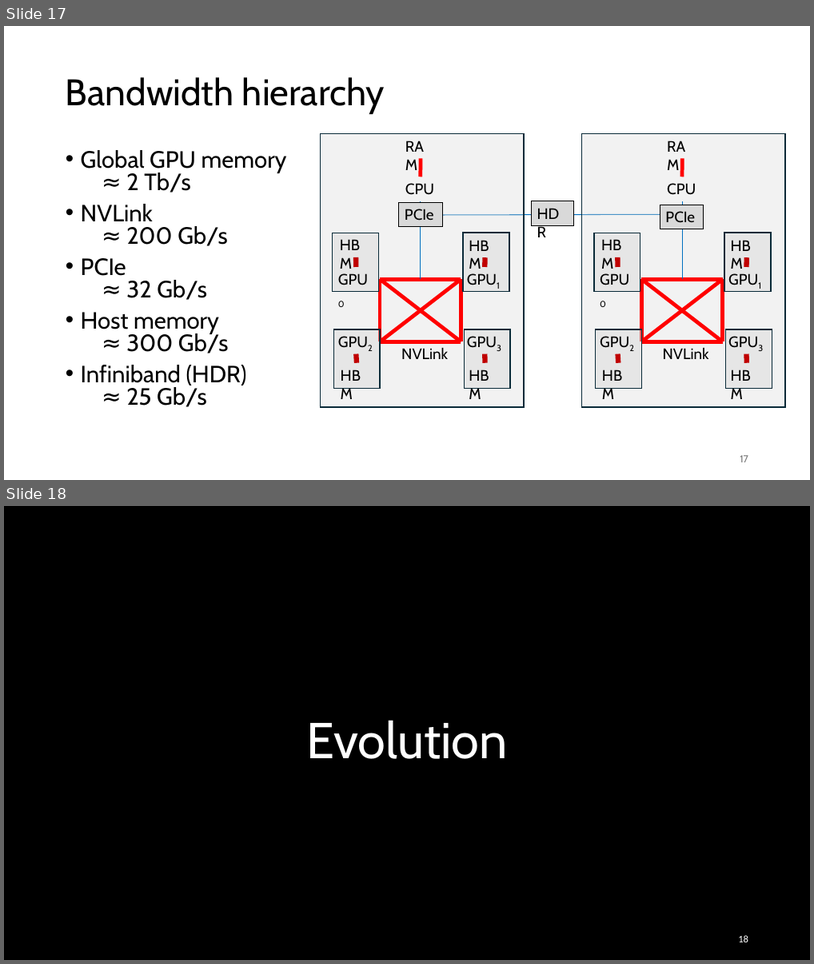
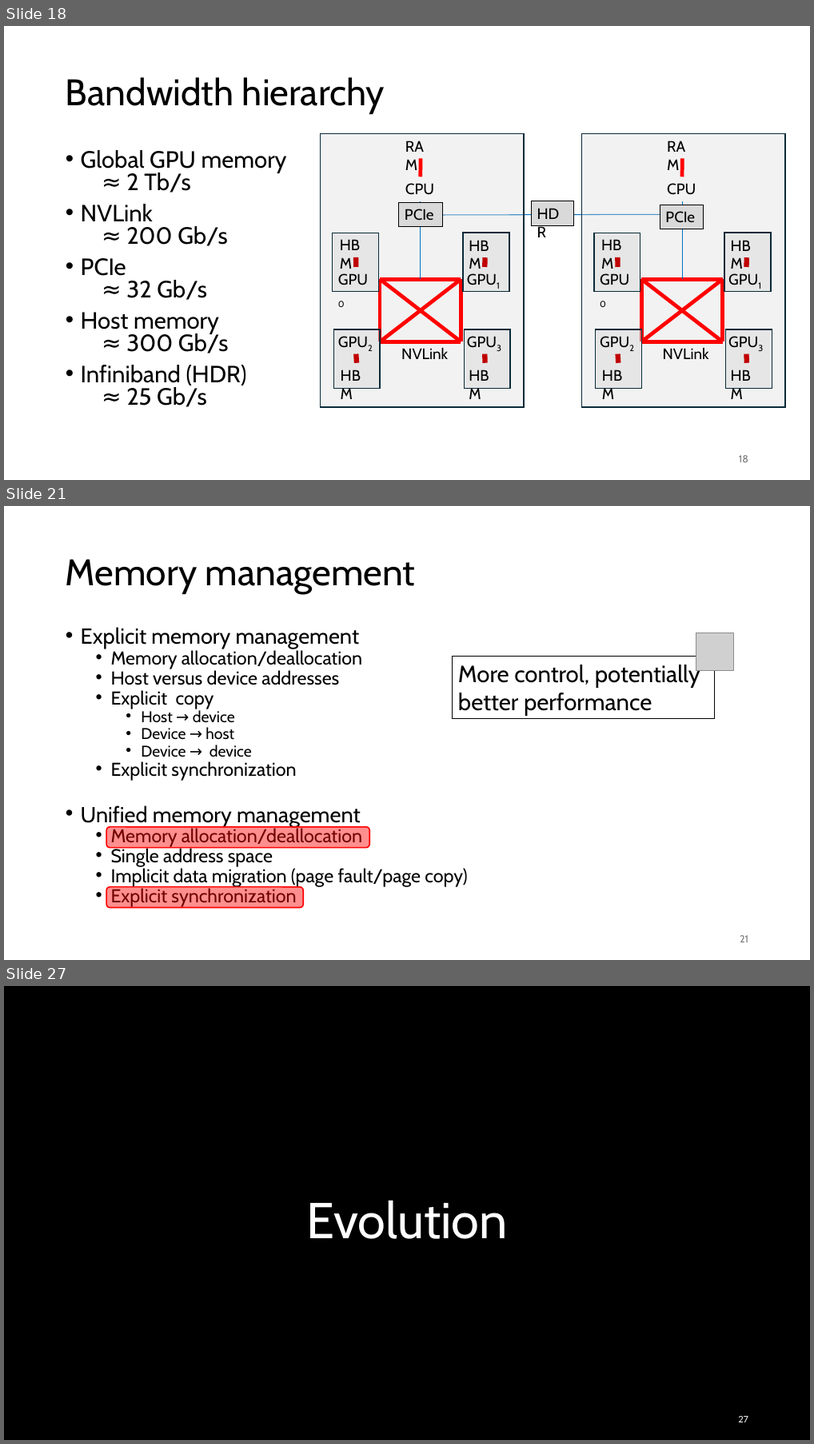
Before and after one commit to gjbex/Python-on-GPUs, a slide deck: python_on_gpus.pptx. Shown one above the other, each under a label of ours: slides 17 and 18 before the commit, slides 18, 21 and 27 after it; the slides between them are not shown. The pictures are 814x964 and 814x1444 pixels, drawn with LibreOffice and Linux fonts; fonts in the diff are those of the drawing; grey boxes stand for pictures; background and template pictures are left out. Boxes give left, top, right and bottom in pixels: in the first picture for what was removed or moved away, otherwise in the second. Text is boxed around its words. In the diff, an @@ line names an element or a change of style, - is before the commit and + after.

```diff
--- a/python_on_gpus.pptx
+++ b/python_on_gpus.pptx
@@ slide 21 added at (4, 506, 810, 960), background #FFFFFF @@
@@ title added at (66, 559, 416, 594), 44 pt, text #000000 @@
+Memory management
@@ text added at (81, 627, 467, 907), 22.2 pt, text #000000 @@
+• Explicit memory management
+  • Memory allocation/deallocation
+  • Host versus device addresses
+  • Explicit copy
+    • Host → device
+    • Device → host
+    • Device → device
+  • Explicit synchronization
+• Unified memory management
+  • Memory allocation/deallocation
+  • Single address space
+  • Implicit data migration (page fault/page copy)
+  • Explicit synchronization
@@ picture added at (697, 632, 734, 670) @@
@@ rectangle added at (452, 656, 715, 719), outline #000000 0.75 pt, 28 pt, text #000000 @@
+More control, potentially
+better performance
@@ rounded rectangle added at (107, 827, 370, 847), fill #FF0000 at 44% opacity, outline #FF0000 1.5 pt @@
@@ rounded rectangle added at (107, 887, 304, 907), fill #FF0000 at 44% opacity, outline #FF0000 1.5 pt @@
@@ page number added at (740, 935, 749, 942), 12 pt, text #797979 @@
+21
@@ what was slide 17 is now slide 18 @@
@@ page number at (739, 455, 749, 462): text changed @@
-17
+18
@@ what was slide 18 is now slide 27 @@
@@ page number at (738, 1416, 749, 1422): text changed @@
-18
+27
```
Also in this commit, not shown: 5 slides changed, 8 other slides added.
